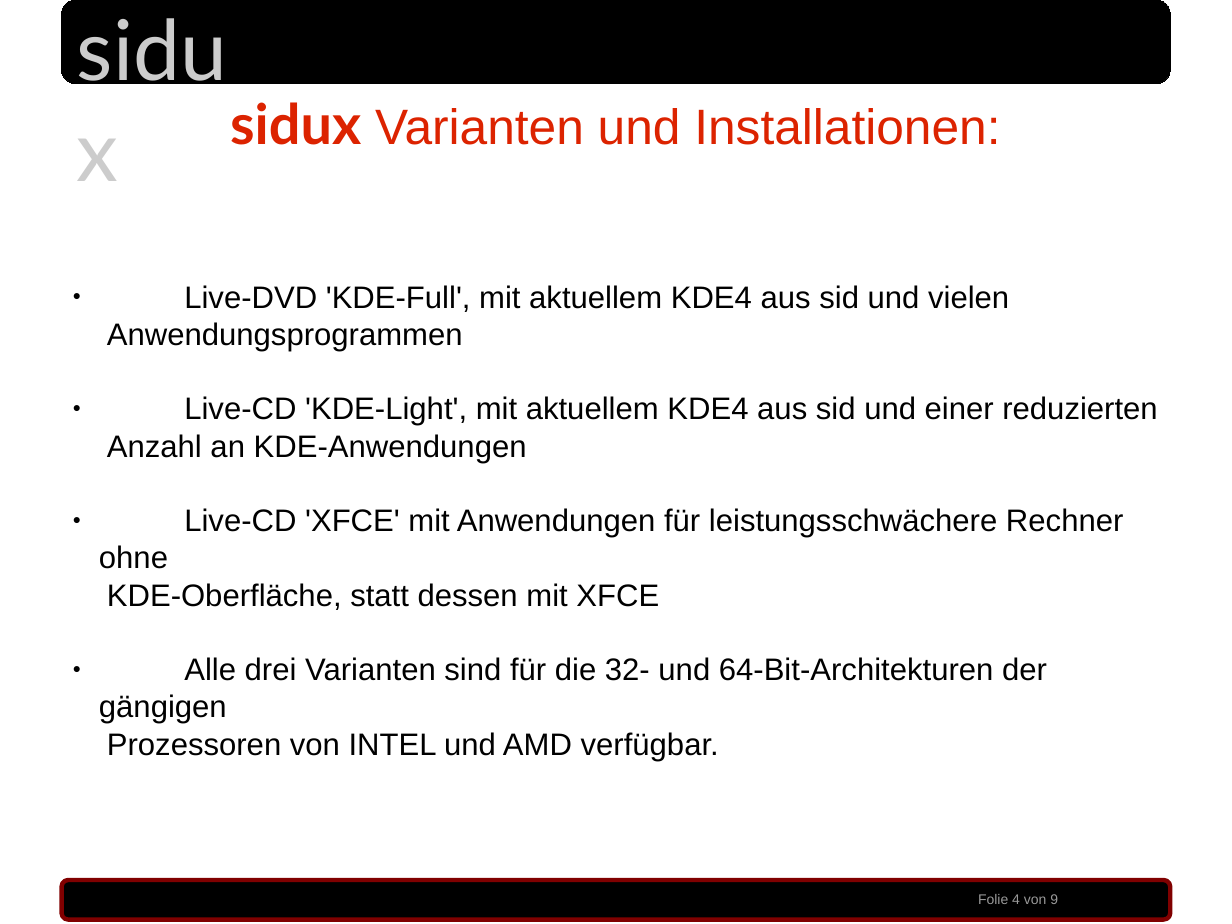
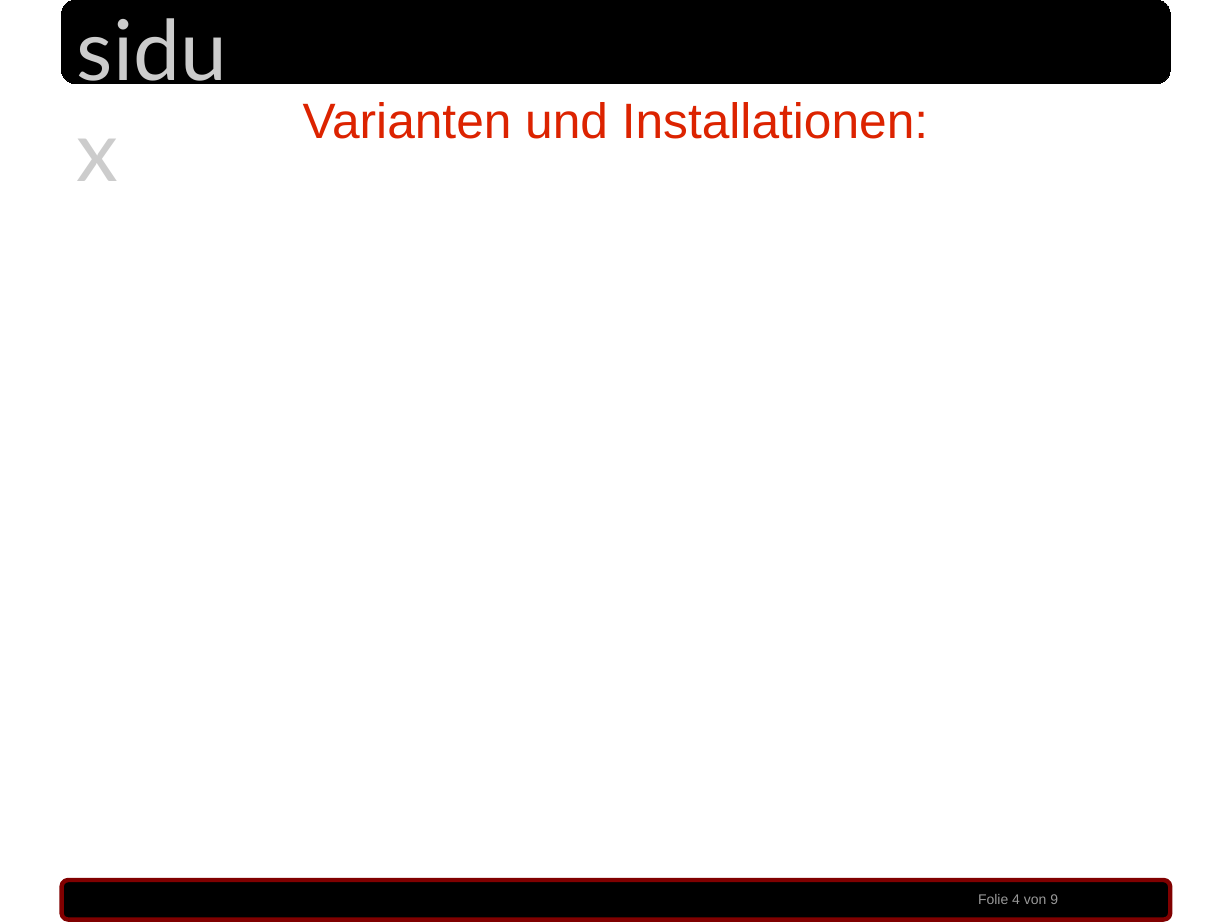
Before and after one commit to sidux-ev/praesentation, a slide deck: slide 4 of bin/lt2010_berlin.odp. Drawn at 1232x924 pixels with LibreOffice and Linux fonts; fonts in the diff are those of the drawing; background and template pictures are left out. Boxes give left, top, right and bottom in pixels: in the first picture for what was removed or moved away, otherwise in the second. Text is boxed around its words. In the diff, an @@ line names an element or a change of style, - is before the commit and + after.

```diff
--- a/bin/lt2010_berlin.odp
+++ b/bin/lt2010_berlin.odp
@@ text at [303,102,928,139]: text changed @@
-sidux Varianten und Installationen:
+Varianten und Installationen:
@@ text removed at [99,285,1157,761] @@
-● Live-DVD 'KDE-Full', mit aktuellem KDE4 aus sid und vielen
-  Anwendungsprogrammen
-● Live-CD 'KDE-Light', mit aktuellem KDE4 aus sid und einer reduzierten
-  Anzahl an KDE-Anwendungen
-● Live-CD 'XFCE' mit Anwendungen für leistungsschwächere Rechner ohne
-  KDE-Oberfläche, statt dessen mit XFCE
-● Alle drei Varianten sind für die 32- und 64-Bit-Architekturen der gängigen
-  Prozessoren von INTEL und AMD verfügbar.
```
Also in this commit, not shown: 4 other slides changed, 4 slides added, 4 slides removed.
